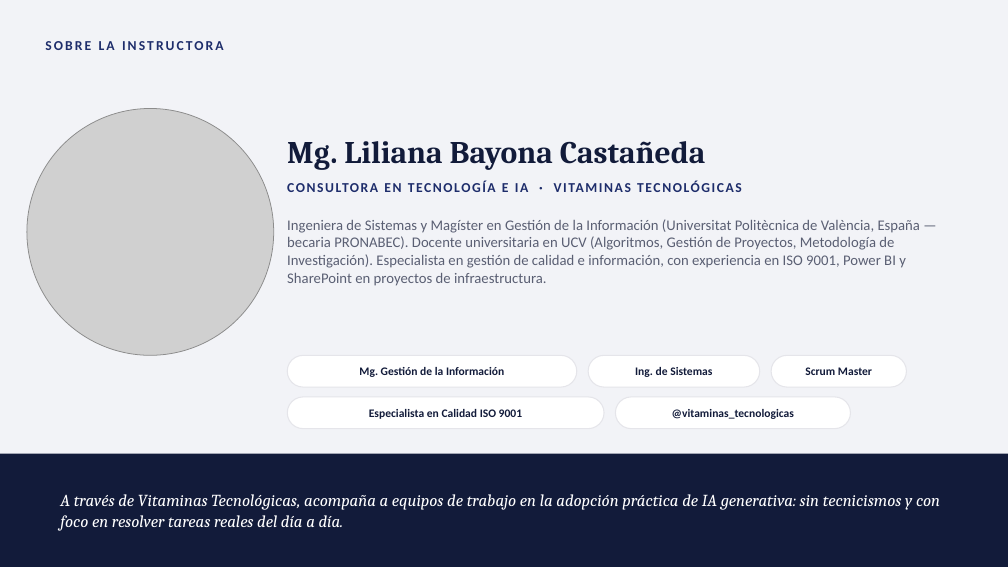
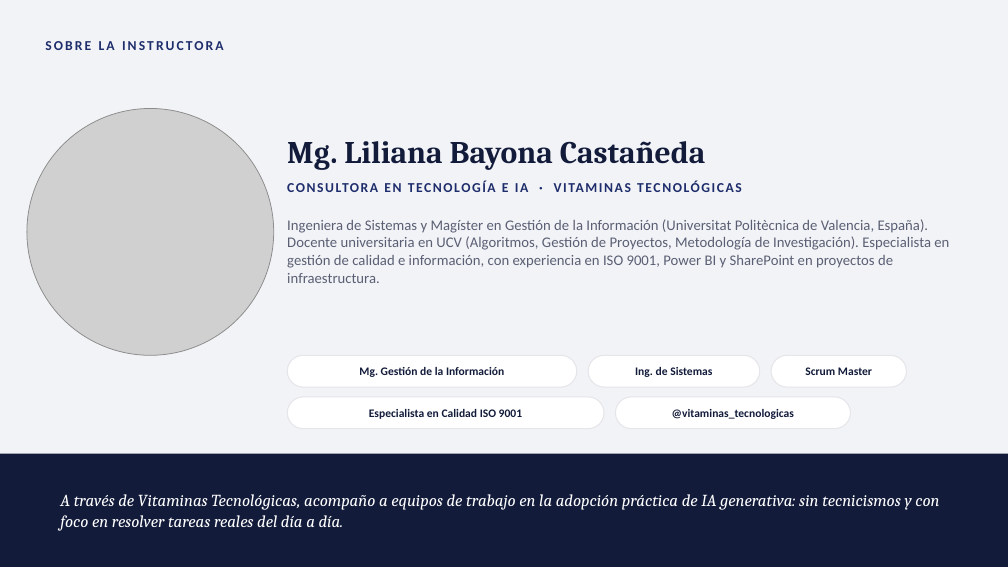
Before and after one commit to lyly2785/taller-ia-eea, a slide deck: slide 3 of Sesion0_Presentacion.pptx. Drawn at 1008x567 pixels with LibreOffice and Linux fonts; fonts in the diff are those of the drawing; grey boxes stand for pictures. Boxes give left, top, right and bottom in pixels: in the first picture for what was removed or moved away, otherwise in the second. Text is boxed around its words. In the diff, an @@ line names an element or a change of style, - is before the commit and + after.

```diff
--- a/Sesion0_Presentacion.pptx
+++ b/Sesion0_Presentacion.pptx
@@ text at [287, 219, 949, 283]: text changed @@
-Ingeniera de Sistemas y Magíster en Gestión de la Información (Universitat Politècnica de València, España — becaria PRONABEC). Docente universitaria en UCV (Algoritmos, Gestión de Proyectos, Metodología de Investigación). Especialista en gestión de calidad e información, con experiencia en ISO 9001, Power BI y SharePoint en proyectos de infraestructura.
+Ingeniera de Sistemas y Magíster en Gestión de la Información (Universitat Politècnica de Valencia, España). Docente universitaria en UCV (Algoritmos, Gestión de Proyectos, Metodología de Investigación). Especialista en gestión de calidad e información, con experiencia en ISO 9001, Power BI y SharePoint en proyectos de infraestructura.
@@ text at [60, 494, 939, 531]: text changed @@
-A través de Vitaminas Tecnológicas, acompaña a equipos de trabajo en la adopción práctica de IA generativa: sin tecnicismos y con foco en resolver tareas reales del día a día.
+A través de Vitaminas Tecnológicas, acompaño a equipos de trabajo en la adopción práctica de IA generativa: sin tecnicismos y con foco en resolver tareas reales del día a día.
```
Also in this commit, not shown: 1 other file.
